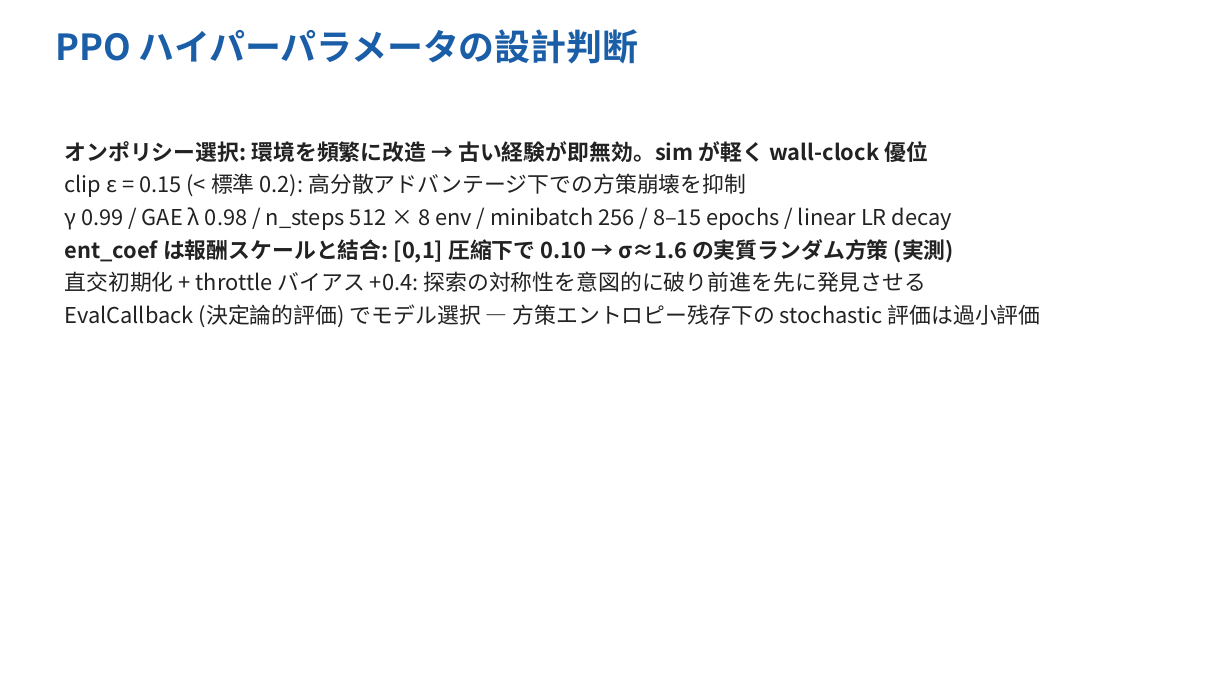
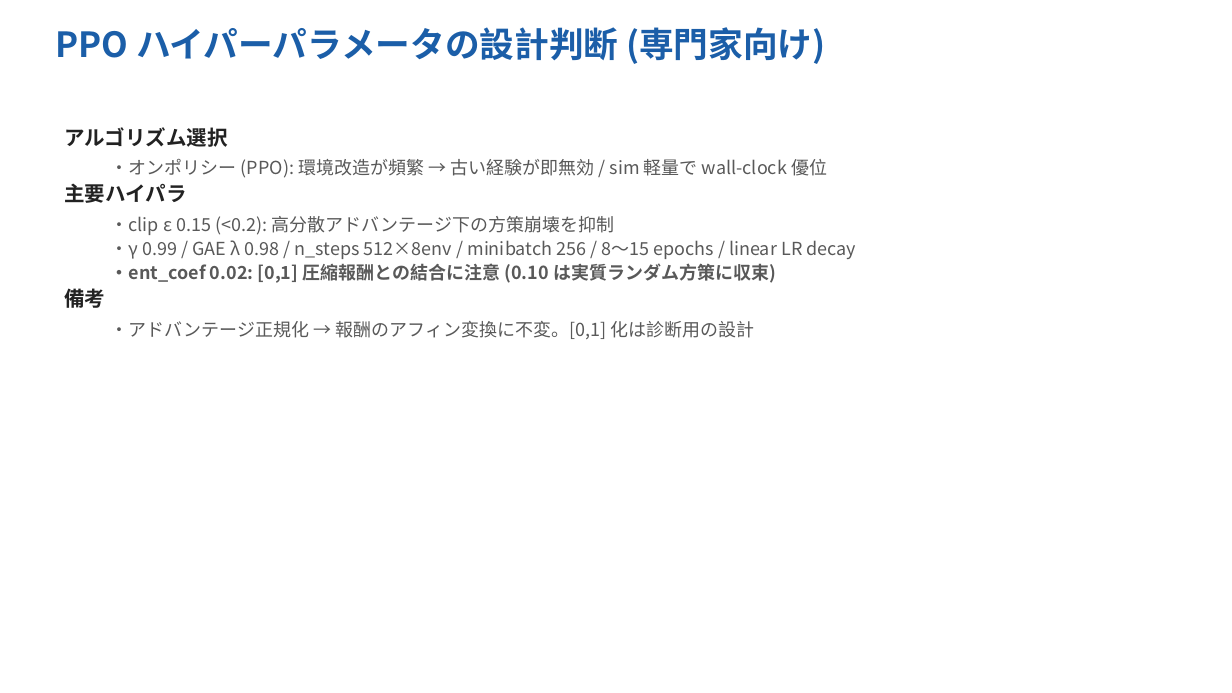
Before and after one commit to Evergarden0101/CircuitAgents, a slide deck: slide 15 of docs/CircuitAgents_intro_ja.pptx (slide 16 before the commit). Drawn at 1232x693 pixels with LibreOffice and Linux fonts; fonts in the diff are those of the drawing. Boxes give left, top, right and bottom in pixels: in the first picture for what was removed or moved away, otherwise in the second. Text is boxed around its words. In the diff, an @@ line names an element or a change of style, - is before the commit and + after.

```diff
--- a/docs/CircuitAgents_intro_ja.pptx
+++ b/docs/CircuitAgents_intro_ja.pptx
@@ text at (55,27,825,64): text changed; size 28 to 27 pt @@
-PPO ハイパーパラメータの設計判断
+PPO ハイパーパラメータの設計判断 (専門家向け)
@@ text at (64,127,857,339): text changed; size 17 to 14 pt; text colour #222222 to #595959 @@
-オンポリシー選択: 環境を頻繁に改造 → 古い経験が即無効。sim が軽く wall-clock 優位
-clip ε = 0.15 (< 標準 0.2): 高分散アドバンテージ下での方策崩壊を抑制
-γ 0.99 / GAE λ 0.98 / n_steps 512 × 8 env / minibatch 256 / 8–15 epochs / linear LR decay
-ent_coef は報酬スケールと結合: [0,1] 圧縮下で 0.10 → σ≈1.6 の実質ランダム方策 (実測)
-直交初期化 + throttle バイアス +0.4: 探索の対称性を意図的に破り前進を先に発見させる
-EvalCallback (決定論的評価) でモデル選択 — 方策エントロピー残存下の stochastic 評価は過小評価
+アルゴリズム選択
+  ・オンポリシー (PPO): 環境改造が頻繁 → 古い経験が即無効 / sim 軽量で wall-clock 優位
+主要ハイパラ
+  ・clip ε 0.15 (<0.2): 高分散アドバンテージ下の方策崩壊を抑制
+  ・γ 0.99 / GAE λ 0.98 / n_steps 512×8env / minibatch 256 / 8〜15 epochs / linear LR decay
+  ・ent_coef 0.02: [0,1] 圧縮報酬との結合に注意 (0.10 は実質ランダム方策に収束)
+備考
+  ・アドバンテージ正規化 → 報酬のアフィン変換に不変。[0,1] 化は診断用の設計
```
Also in this commit, not shown: 16 other slides changed, 2 slides added, 3 slides removed, 3 other files.
